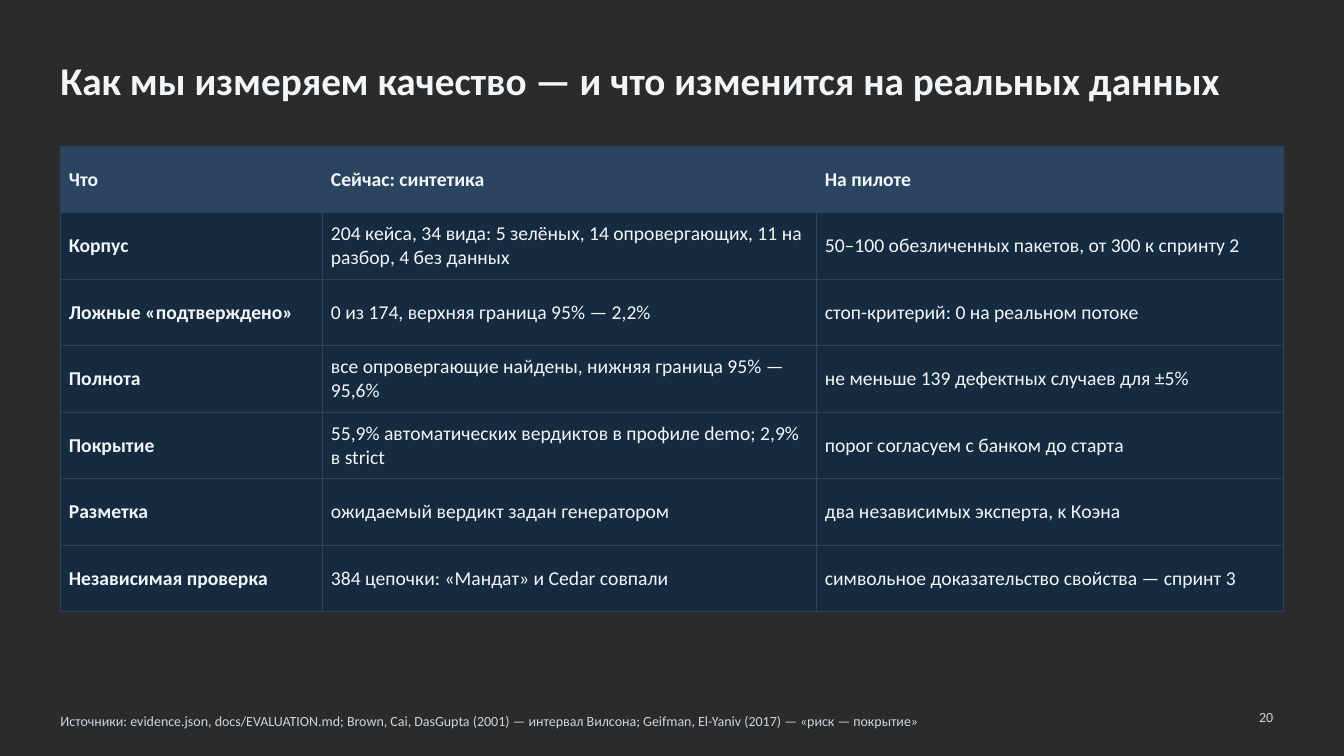
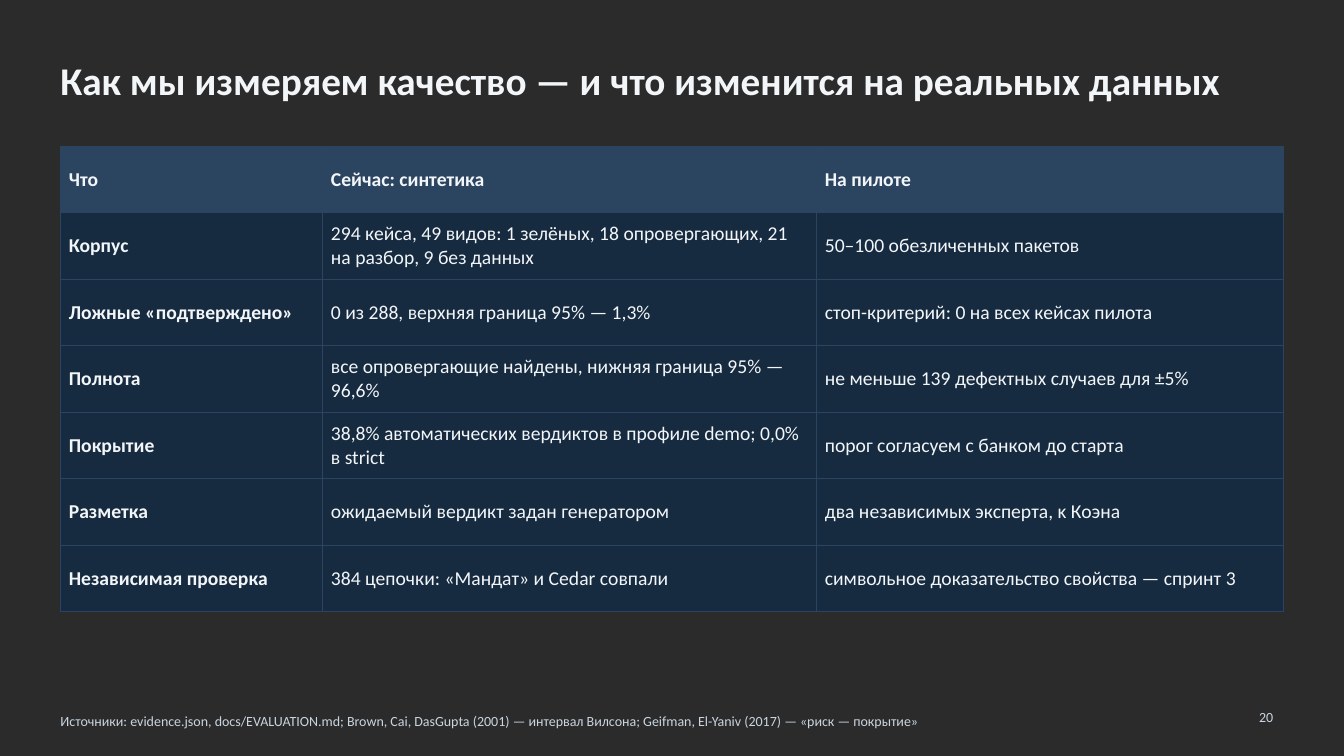
Before and after one commit to KonkovDV/Mandat, a slide deck: slide 20 of Mandat_VTB.pptx. Drawn at 1344x756 pixels with LibreOffice and Linux fonts; fonts in the diff are those of the drawing; background and template pictures are left out; a plain dark background stands for a picture behind light text. Boxes give left, top, right and bottom in pixels: in the first picture for what was removed or moved away, otherwise in the second. Text is boxed around its words. In the diff, an @@ line names an element or a change of style, - is before the commit and + after.

```diff
--- a/Mandat_VTB.pptx
+++ b/Mandat_VTB.pptx
@@ table at [60, 146, 1284, 593] @@
-row 2, column 2: 204 кейса, 34 вида: 5 зелёных, 14 опровергающих, 11 на разбор, 4 без данных
+row 2, column 2: 294 кейса, 49 видов: 1 зелёных, 18 опровергающих, 21 на разбор, 9 без данных
-row 2, column 3: 50–100 обезличенных пакетов, от 300 к спринту 2
+row 2, column 3: 50–100 обезличенных пакетов
-row 3, column 2: 0 из 174, верхняя граница 95% — 2,2%
+row 3, column 2: 0 из 288, верхняя граница 95% — 1,3%
-row 3, column 3: стоп-критерий: 0 на реальном потоке
+row 3, column 3: стоп-критерий: 0 на всех кейсах пилота
-row 4, column 2: все опровергающие найдены, нижняя граница 95% — 95,6%
+row 4, column 2: все опровергающие найдены, нижняя граница 95% — 96,6%
-row 5, column 2: 55,9% автоматических вердиктов в профиле demo; 2,9% в strict
+row 5, column 2: 38,8% автоматических вердиктов в профиле demo; 0,0% в strict
```
Also in this commit, not shown: 21 other slides changed, 6 other files.
